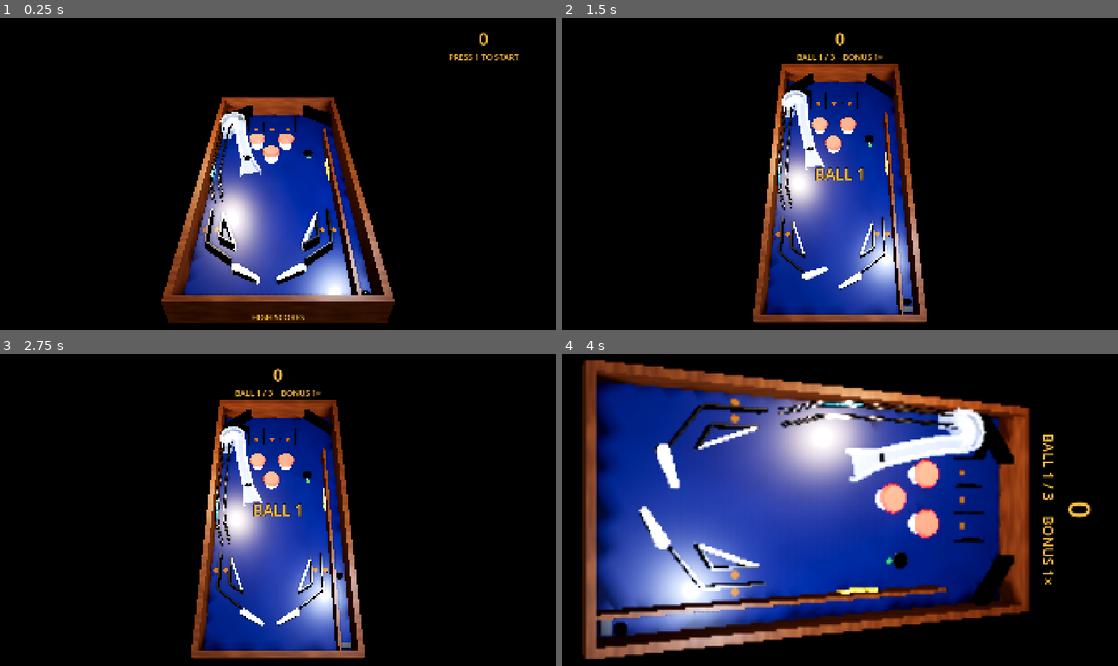
Above: before the commit, frames 1-4 (two rows, left to right).
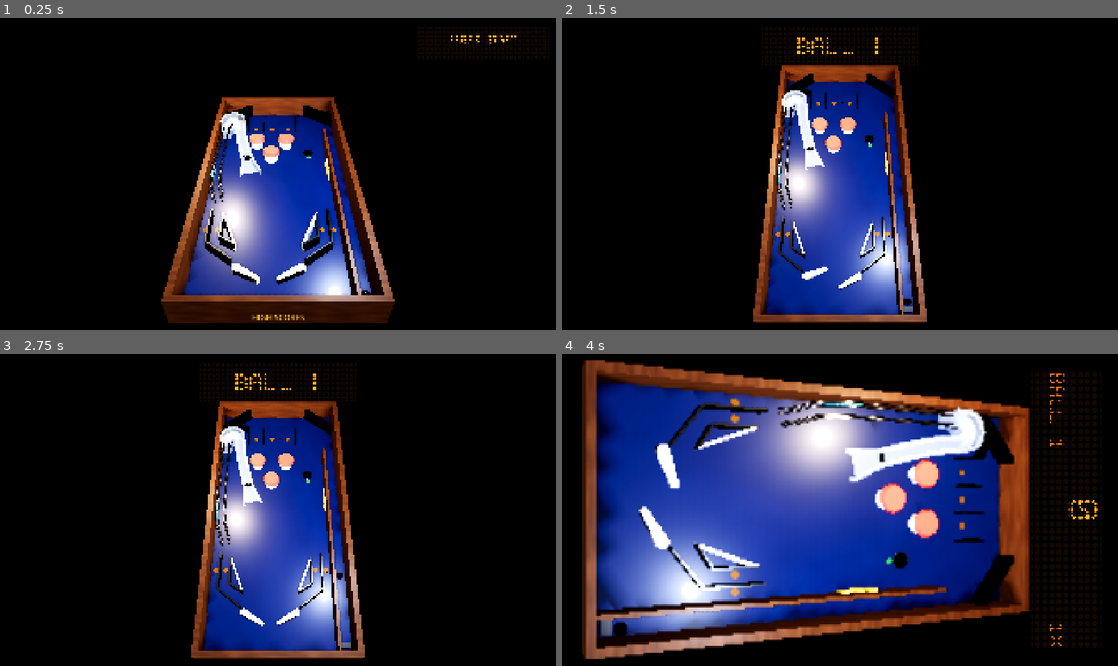
Above: after the commit, the same moments.

Repository: brnl-claude/pinball
Game: Godot game, scene res://main.tscn
The game is run twice, just before and just after one commit, with the same random seed, the same clock (stepped at 60 frames per second) and the same inputs.
Inputs (mouse positions are in pixels of both pictures, inside the frame that each line leads up to):
- Up to frame 1 (0.25 s): no input
- Up to frame 2 (1.5 s): tap Enter (plunger) at 0.5 s; move the mouse to (962, 158) at 0.52 s; hold / (nudge_right) 0.53-1.28 s; hold C (camera_next) 0.53-1.28 s; click (962, 158) at 0.67 s; tap 1 (start_game) at 1.25 s; move the mouse to (728, 189) at 1.27 s; hold Shift (flipper_left) from 1.28 s (still down); tap L (play_replay) at 1.35 s; click (728, 189) at 1.42 s
- Up to frame 3 (2.75 s): tap Backspace (reset_ball) at 2 s; move the mouse to (333, 441) at 2.02 s; release Shift (flipper_left) at 2.03 s; hold / (nudge_right) from 2.03 s (still down); tap Enter (plunger) at 2.1 s; click (333, 441) at 2.17 s
- Up to frame 4 (4 s): move the mouse to (812, 572) at 2.77 s; release / (nudge_right) at 2.78 s; hold Space (nudge_up) 2.78-3.53 s; tap V (render_scale_next) at 2.85 s; click (812, 572) at 2.92 s; move the mouse to (1006, 556) at 3.52 s; hold Shift (flipper_left) from 3.53 s (still down); hold R (rotate_screen) from 3.53 s (still down); click (1006, 556) at 3.67 s

The runs differ from the first frame. In frame 1, 0.3% of the frame differs, in the area x 80-94%, y 4-14%; in frame 2, 0.7%; in frame 3, 0.7%; in frame 4, 0.7%, in the area x 86-97%, y 6-94%.

Commit message:
Dot-matrix display in the HUD
A 128x32 DMD drawn by a dot shader from a brightness image, with a
built-in 5x7 font at 1x and 2x. It shows the score, ball, multiplier and
lock/multiball/mode status while playing, flashes the rules' messages
(wrapping long ones), and loops PRESS START and the high score in attract
mode. It replaces the score, info and message labels in every layout.

Co-Authored-By: Claude Opus 5.5 <noreply@anthropic.com>
Claude-Session: https://claude.ai/code/session_017ht4tVgg5fmbzWLLk4UKiL

Diff:
--- a/tests/smoke_test.gd
+++ b/tests/smoke_test.gd
@@ -119,6 +119,7 @@
 	settings.call("set_screen_rotation", 0)
 	var aspect_before: float = camera.viewport_aspect()
 	_expect(hud.layout == camera.active_preset().hud_layout, "the HUD follows the camera's layout profile")
+	_test_dmd(hud.dmd)
 	settings.call("set_screen_rotation", 90)
 	var aspect_after: float = camera.viewport_aspect()
 	_expect(is_equal_approx(aspect_after, 1.0 / aspect_before),
@@ -162,6 +163,32 @@
 	settings.call("set_render_scale", saved)
 
 
+## The dot-matrix display: 4:1 on screen, a font for every message, and
+## long messages wrapped onto lines that fit.
+func _test_dmd(dmd: Dmd) -> void:
+	if dmd == null:
+		_failures.append("the HUD has no DMD")
+		return
+	var dmd_size := dmd.custom_minimum_size
+	_expect(dmd_size.x > 100.0 and absf(dmd_size.x / dmd_size.y - 4.0) < 0.05,
+			"the DMD is sized at 4:1 (%s)" % dmd_size)
+	for text: String in ["0123456789,", "BONUS 1,200 × 3", "BALL SAVED", "JACKPOT 25,000", "DANGER  DANGER"]:
+		for character in text:
+			if character != " ":
+				_expect(Dmd.GLYPHS.has(character), "the DMD font has '%s'" % character)
+	var image := Image.create(Dmd.COLUMNS, Dmd.ROWS, false, Image.FORMAT_L8)
+	Dmd.paint_text(image, "8", 0, 0, 2, 1.0)
+	var lit := 0
+	for y in Dmd.ROWS:
+		for x in Dmd.COLUMNS:
+			lit += 1 if image.get_pixel(x, y).r > 0.5 else 0
+	_expect(lit == 17 * 4, "an 8 at 2× lights 68 dots (%d)" % lit)
+	var lines := Dmd._wrap("RAMP FRENZY TOTAL 120,000 POINTS", Dmd.COLUMNS)
+	_expect(lines.size() == 2 and Dmd.text_width(lines[0], 1) <= Dmd.COLUMNS,
+			"long DMD messages wrap onto lines that fit (%s)" % lines)
+	print("DMD: %s on screen" % dmd_size)
+
+
 func _expect(condition: bool, message: String) -> void:
 	if not condition:
 		_failures.append(message)
--- /dev/null
+++ b/ui/dmd.gd
@@ -0,0 +1,248 @@
+class_name Dmd
+extends Control
+## A dot-matrix display of 128 × 32 orange dots, as in the backbox of a
+## 90s machine. It shows the score and ball, lock, multiball and mode
+## status while playing, the rules' messages, and an attract loop with the
+## high score. Dots are drawn by a shader from a 128 × 32 brightness image,
+## with dim "off" dots like a real plasma display.
+##
+## Text uses a built-in 5 × 7 font, drawn at 1× (21 characters per line) or
+## 2× (10 characters) size.
+
+const COLUMNS := 128
+const ROWS := 32
+const GLYPH_WIDTH := 5
+const GLYPH_HEIGHT := 7
+## Each row is a 5-bit pattern, most significant bit on the left.
+const GLYPHS := {
+	"A": [14, 17, 17, 31, 17, 17, 17],
+	"B": [30, 17, 17, 30, 17, 17, 30],
+	"C": [14, 17, 16, 16, 16, 17, 14],
+	"D": [30, 17, 17, 17, 17, 17, 30],
+	"E": [31, 16, 16, 30, 16, 16, 31],
+	"F": [31, 16, 16, 30, 16, 16, 16],
+	"G": [14, 17, 16, 23, 17, 17, 15],
+	"H": [17, 17, 17, 31, 17, 17, 17],
+	"I": [14, 4, 4, 4, 4, 4, 14],
+	"J": [7, 2, 2, 2, 2, 18, 12],
+	"K": [17, 18, 20, 24, 20, 18, 17],
+	"L": [16, 16, 16, 16, 16, 16, 31],
+	"M": [17, 27, 21, 21, 17, 17, 17],
+	"N": [17, 17, 25, 21, 19, 17, 17],
+	"O": [14, 17, 17, 17, 17, 17, 14],
+	"P": [30, 17, 17, 30, 16, 16, 16],
+	"Q": [14, 17, 17, 17, 21, 18, 13],
+	"R": [30, 17, 17, 30, 20, 18, 17],
+	"S": [15, 16, 16, 14, 1, 1, 30],
+	"T": [31, 4, 4, 4, 4, 4, 4],
+	"U": [17, 17, 17, 17, 17, 17, 14],
+	"V": [17, 17, 17, 17, 17, 10, 4],
+	"W": [17, 17, 17, 21, 21, 21, 10],
+	"X": [17, 17, 10, 4, 10, 17, 17],
+	"Y": [17, 17, 10, 4, 4, 4, 4],
+	"Z": [31, 1, 2, 4, 8, 16, 31],
+	"0": [14, 17, 19, 21, 25, 17, 14],
+	"1": [4, 12, 4, 4, 4, 4, 14],
+	"2": [14, 17, 1, 2, 4, 8, 31],
+	"3": [30, 1, 1, 14, 1, 1, 30],
+	"4": [2, 6, 10, 18, 31, 2, 2],
+	"5": [31, 16, 30, 1, 1, 17, 14],
+	"6": [6, 8, 16, 30, 17, 17, 14],
+	"7": [31, 1, 2, 4, 8, 8, 8],
+	"8": [14, 17, 17, 14, 17, 17, 14],
+	"9": [14, 17, 17, 15, 1, 2, 12],
+	",": [0, 0, 0, 0, 0, 4, 8],
+	".": [0, 0, 0, 0, 0, 0, 4],
+	"!": [4, 4, 4, 4, 4, 0, 4],
+	"-": [0, 0, 0, 14, 0, 0, 0],
+	":": [0, 4, 0, 0, 0, 4, 0],
+	"/": [1, 1, 2, 4, 8, 16, 16],
+	"%": [25, 25, 2, 4, 8, 19, 19],
+	"×": [0, 17, 10, 4, 10, 17, 0],
+	"'": [4, 4, 0, 0, 0, 0, 0],
+}
+
+const SHADER := """
+shader_type canvas_item;
+
+uniform vec4 dot_color : source_color = vec4(1.0, 0.45, 0.1, 1.0);
+uniform vec2 grid = vec2(128.0, 32.0);
+
+void fragment() {
+	vec2 cell = UV * grid;
+	float lit = texture(TEXTURE, (floor(cell) + 0.5) / grid).r;
+	float d = length(fract(cell) - 0.5);
+	float dot_mask = 1.0 - smoothstep(0.3, 0.45, d);
+	vec3 off_color = dot_color.rgb * 0.07;
+	vec3 color = mix(off_color, dot_color.rgb * 1.6, lit);
+	COLOR = vec4(color * dot_mask, 1.0);
+}
+"""
+
+@export var dot_color := Color(1.0, 0.45, 0.1)
+@export var message_seconds := 2.0
+## Seconds per page of the attract loop.
+@export var attract_page_seconds := 3.0
+
+var rules: GameRules
+
+var _image: Image
+var _texture: ImageTexture
+var _material: ShaderMaterial
+var _message := ""
+var _message_left := 0.0
+var _time := 0.0
+## What is on the display now, to skip redrawing an unchanged frame.
+var _shown := ""
+
+
+func _ready() -> void:
+	mouse_filter = Control.MOUSE_FILTER_IGNORE
+	texture_filter = CanvasItem.TEXTURE_FILTER_NEAREST
+	_image = Image.create(COLUMNS, ROWS, false, Image.FORMAT_L8)
+	_texture = ImageTexture.create_from_image(_image)
+	var shader := Shader.new()
+	shader.code = SHADER
+	_material = ShaderMaterial.new()
+	_material.shader = shader
+	_material.set_shader_parameter("dot_color", dot_color)
+	material = _material
+
+
+func show_message(text: String) -> void:
+	_message = text
+	_message_left = message_seconds
+
+
+func _process(delta: float) -> void:
+	_time += delta
+	_message_left = maxf(_message_left - delta, 0.0)
+	var ops := _compose()
+	var key := str(ops)
+	if key != _shown:
+		_shown = key
+		_render(ops)
+
+
+func _draw() -> void:
+	draw_texture_rect(_texture, Rect2(Vector2.ZERO, size), false)
+
+
+## The frame to show, as text draw operations: [text, x, y, scale, level],
+## where x = -1 centres the text.
+func _compose() -> Array:
+	if _message_left > 0.0 and _message != "":
+		# Flash for the first half second.
+		var level := 1.0 if _message_left < message_seconds - 0.5 \
+				or fmod(_message_left, 0.2) > 0.1 else 0.45
+		return _message_ops(_message, level)
+	if rules == null:
+		return [["PINBALL", -1, 9, 2, 1.0]]
+	match rules.state:
+		GameRules.State.PLAYING, GameRules.State.BALL_ENDING:
+			return _playing_ops()
+		GameRules.State.GAME_OVER:
+			return [["GAME OVER", -1, 4, 2, 1.0], [format_score(rules.score), -1, 22, 1, 0.8]]
+	return _attract_ops()
+
+
+func _playing_ops() -> Array:
+	var ops: Array = []
+	var score_text := format_score(rules.score)
+	var big := text_width(score_text, 2) <= COLUMNS
+	ops.append([score_text, -1, 1 if big else 5, 2 if big else 1, 1.0])
+	ops.append(["BALL %d" % rules.ball_number, 1, 17, 1, 0.6])
+	var right := "%d×" % rules.multiplier
+	ops.append([right, COLUMNS - text_width(right, 1) - 1, 17, 1, 0.6])
+	var status := ""
+	if rules.tilted:
+		status = "TILT"
+	elif rules.mode >= 0:
+		status = "%s %d" % [GameRules.MODES[rules.mode]["name"], ceili(rules.mode_time_left)]
+	elif rules.multiball:
+		status = "JACKPOT " + format_score(rules.jackpot)
+	elif rules.lock_lit:
+		status = "LOCK IS LIT"
+	elif rules.ball_save_left > 0.0:
+		status = "BALL SAVE"
+	if status != "":
+		ops.append([status, -1, 25, 1, 0.85])
+	return ops
+
+
+func _attract_ops() -> Array:
+	var page := int(_time / attract_page_seconds) % 2
+	if page == 1 and not rules.high_scores.is_empty():
+		return [["HIGH SCORE", -1, 4, 1, 0.8], [format_score(rules.high_scores[0]), -1, 15, 2, 1.0]]
+	return [["PRESS START", -1, 9, 1 if text_width("PRESS START", 2) > COLUMNS else 2, 1.0]]
+
+
+## A message, as large as fits: one line at 2×, else up to three lines at 1×.
+func _message_ops(text: String, level: float) -> Array:
+	if text_width(text, 2) <= COLUMNS:
+		return [[text, -1, 9, 2, level]]
+	var lines := _wrap(text, COLUMNS)
+	var ops: Array = []
+	var top := int((ROWS - lines.size() * 10 + 3) / 2.0)
+	for i in lines.size():
+		ops.append([lines[i], -1, top + i * 10, 1, level])
+	return ops
+
+
+static func _wrap(text: String, width: int) -> PackedStringArray:
+	var lines := PackedStringArray()
+	var line := ""
+	for word in text.split(" ", false):
+		var candidate := word if line == "" else line + " " + word
+		if line != "" and text_width(candidate, 1) > width:
+			lines.append(line)
+			line = word
+		else:
+			line = candidate
+	if line != "":
+		lines.append(line)
+	return lines.slice(0, 3)
+
+
+func _render(ops: Array) -> void:
+	_image.fill(Color.BLACK)
+	for op: Array in ops:
+		var text: String = op[0]
+		var scale: int = op[3]
+		var x: int = op[1]
+		if x < 0:
+			x = int((COLUMNS - text_width(text, scale)) / 2.0)
+		paint_text(_image, text, x, op[2], scale, op[4])
+	_texture.update(_image)
+	queue_redraw()
+
+
+## Width in dots of a text at a scale (one dot of spacing per character).
+static func text_width(text: String, scale: int) -> int:
+	return maxi(text.length() * (GLYPH_WIDTH + 1) - 1, 0) * scale
+
+
+## Draws text into a brightness image with its top-left corner at (x, y).
+static func paint_text(image: Image, text: String, x: int, y: int, scale: int, level: float) -> void:
+	var color := Color(level, level, level)
+	for i in text.length():
+		var rows: Array = GLYPHS.get(text[i].to_upper(), [])
+		var left := x + i * (GLYPH_WIDTH + 1) * scale
+		for row in rows.size():
+			for column in GLYPH_WIDTH:
+				if int(rows[row]) & (1 << (GLYPH_WIDTH - 1 - column)):
+					var rect := Rect2i(left + column * scale, y + row * scale, scale, scale)
+					rect = rect.intersection(Rect2i(0, 0, COLUMNS, ROWS))
+					if rect.has_area():
+						image.fill_rect(rect, color)
+
+
+## 1234567 → "1,234,567"
+static func format_score(value: int) -> String:
+	var digits := str(value)
+	var out := ""
+	for i in digits.length():
+		if i > 0 and (digits.length() - i) % 3 == 0:
+			out += ","
+		out += digits[i]
+	return out
--- a/ui/hud.gd
+++ b/ui/hud.gd
@@ -1,6 +1,6 @@
 extends CanvasLayer
-## In-game HUD: score, ball number, bonus multiplier and messages from the
-## rules. Built with anchors and containers, and sized relative to the
+## In-game HUD: the dot-matrix display (score, ball, status and messages
+## from the rules) and the high score table in attract mode. Built with anchors and containers, and sized relative to the
 ## viewport height, so it works from 9:16 portrait to 32:9.
 ##
 ## The camera's layout profile decides where the score goes: a bar at the
@@ -8,6 +8,10 @@
 ## sides (ultrawide). With in-game screen rotation the whole HUD turns along.
 
 @export var rules_path: NodePath
+## Largest DMD width as a fraction of the view height, and as a fraction
+## of the width of its panel.
+@export var dmd_height_share := 0.5
+@export var dmd_panel_share := 0.92
 ## Text sizes as a fraction of the viewport height.
 @export var score_size := 0.055
 @export var info_size := 0.026
@@ -26,6 +30,7 @@
 var _left_box: VBoxContainer
 var _right_box: VBoxContainer
 
+var dmd: Dmd
 var _score_label: Label
 var _info_label: Label
 var _message_label: Label
@@ -47,6 +52,7 @@
 			layout = preset.hud_layout
 	_apply_layout()
 	rules = get_node_or_null(rules_path)
+	dmd.rules = rules
 	if rules:
 		rules.message.connect(show_message)
 		rules.game_over.connect(func(_score: int, _rank: int): _refresh_high_scores())
@@ -89,8 +95,7 @@
 
 
 func show_message(text: String) -> void:
-	_message_label.text = text
-	_message_time_left = message_seconds
+	dmd.show_message(text)
 
 
 func _refresh_high_scores() -> void:
@@ -120,12 +125,21 @@
 
 	_left_box = _make_box()
 	_right_box = _make_box()
+	dmd = Dmd.new()
+	dmd.name = "Dmd"
+	dmd.size_flags_horizontal = Control.SIZE_SHRINK_CENTER
+	_left_box.add_child(dmd)
+	# The DMD shows score, ball and messages; the labels stay for tests and
+	# debugging but are hidden.
 	_score_label = _make_label(HORIZONTAL_ALIGNMENT_CENTER)
+	_score_label.visible = false
 	_left_box.add_child(_score_label)
 	_info_label = _make_label(HORIZONTAL_ALIGNMENT_CENTER)
+	_info_label.visible = false
 	_left_box.add_child(_info_label)
 
 	_message_label = _make_label(HORIZONTAL_ALIGNMENT_CENTER)
+	_message_label.visible = false
 	_message_label.set_anchors_preset(Control.PRESET_CENTER)
 	_message_label.grow_horizontal = Control.GROW_DIRECTION_BOTH
 	_message_label.grow_vertical = Control.GROW_DIRECTION_BOTH
@@ -191,9 +205,9 @@
 		label.reparent(box, false)
 
 
-## Where the score label sits, in logical coordinates (for tests).
+## Where the score (the DMD) sits, in logical coordinates (for tests).
 func score_rect() -> Rect2:
-	return _score_label.get_global_rect()
+	return dmd.get_global_rect()
 
 
 func _make_label(align: HorizontalAlignment) -> Label:
@@ -211,6 +225,10 @@
 	_set_size(_info_label, height * info_size)
 	_set_size(_message_label, height * message_size)
 	_set_size(_high_score_label, height * info_size)
+	if dmd:
+		var panel := _left_box.size.x if _left_box.size.x > 0.0 else _root.size.x
+		var width := minf(panel * dmd_panel_share, height * dmd_height_share)
+		dmd.custom_minimum_size = Vector2(width, width * Dmd.ROWS / Dmd.COLUMNS)
 
 
 func _set_size(label: Label, pixels: float) -> void:
Not shown, added: ui/dmd.gd.uid
